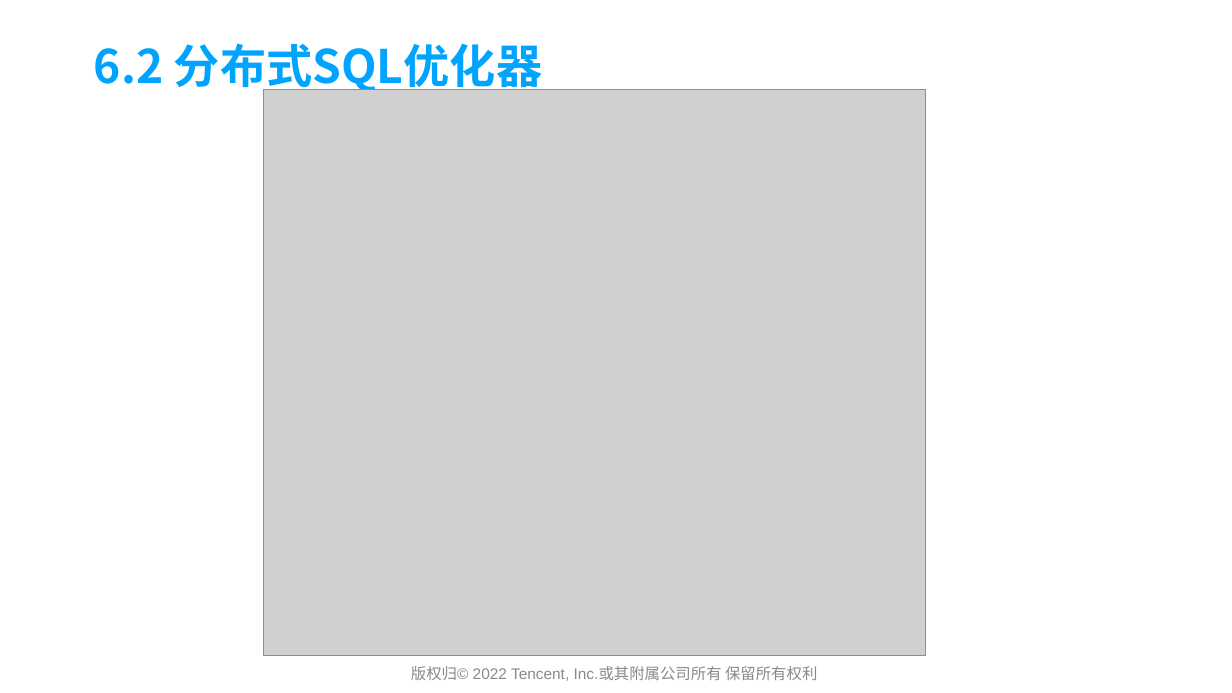
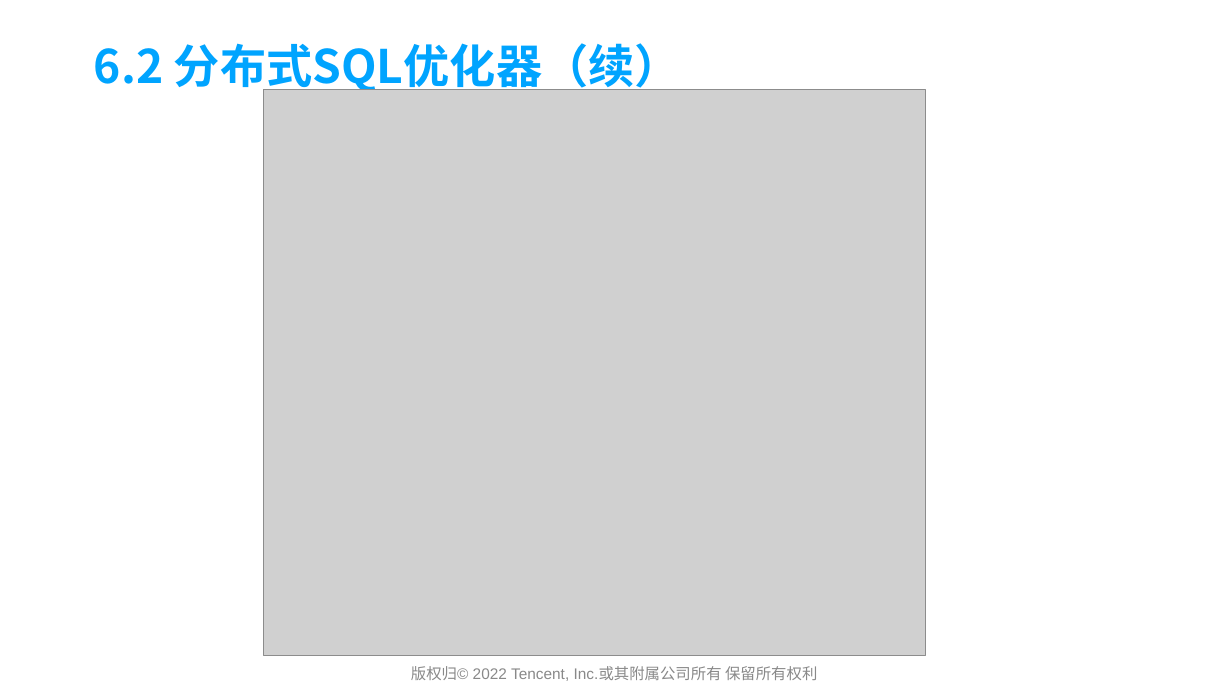
Before and after one commit to yedushusheng/mysql-learning, a slide deck: slide 41 of 28. OLTP/GoldenDB产品简介及架构解析.pptx (slide 40 before the commit). Drawn at 1232x693 pixels with LibreOffice and Linux fonts; fonts in the diff are those of the drawing; grey boxes stand for pictures; background and template pictures are left out. Boxes give left, top, right and bottom in pixels: in the first picture for what was removed or moved away, otherwise in the second. Text is boxed around its words. In the diff, an @@ line names an element or a change of style, - is before the commit and + after.

```diff
--- a/28. OLTP/GoldenDB产品简介及架构解析.pptx
+++ b/28. OLTP/GoldenDB产品简介及架构解析.pptx
@@ title at (94,43,681,95): text changed @@
-6.2 分布式SQL优化器
+6.2 分布式SQL优化器（续）
```
Also in this commit, not shown: 3 other slides changed, 2 slides added.
